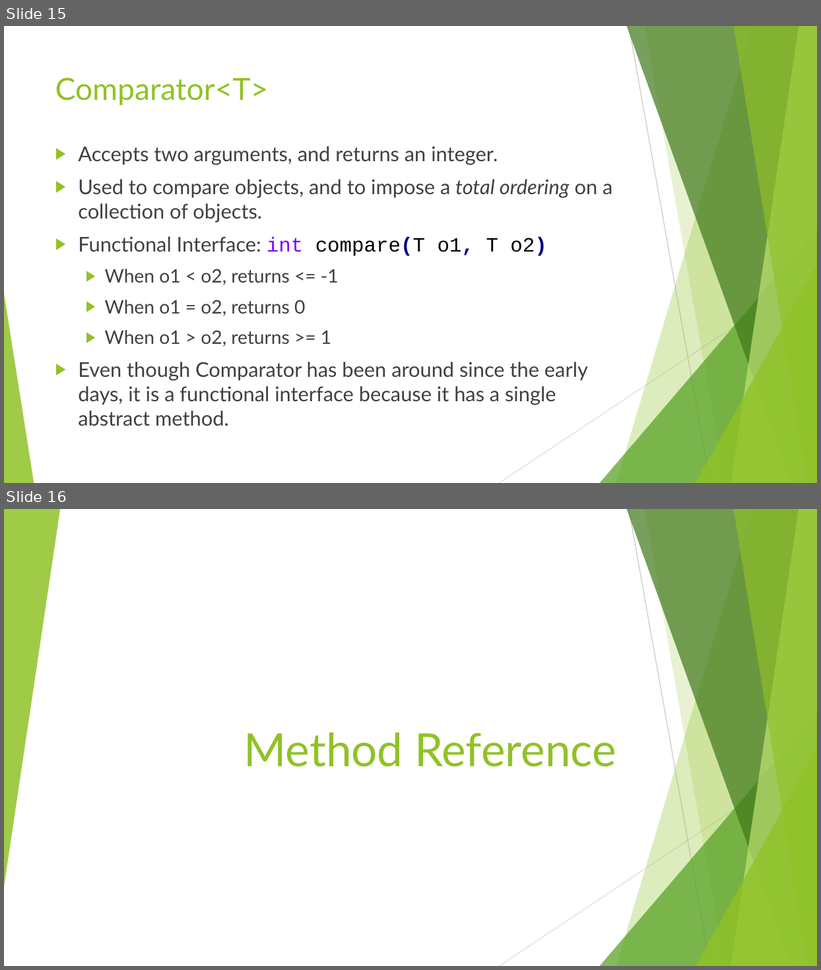
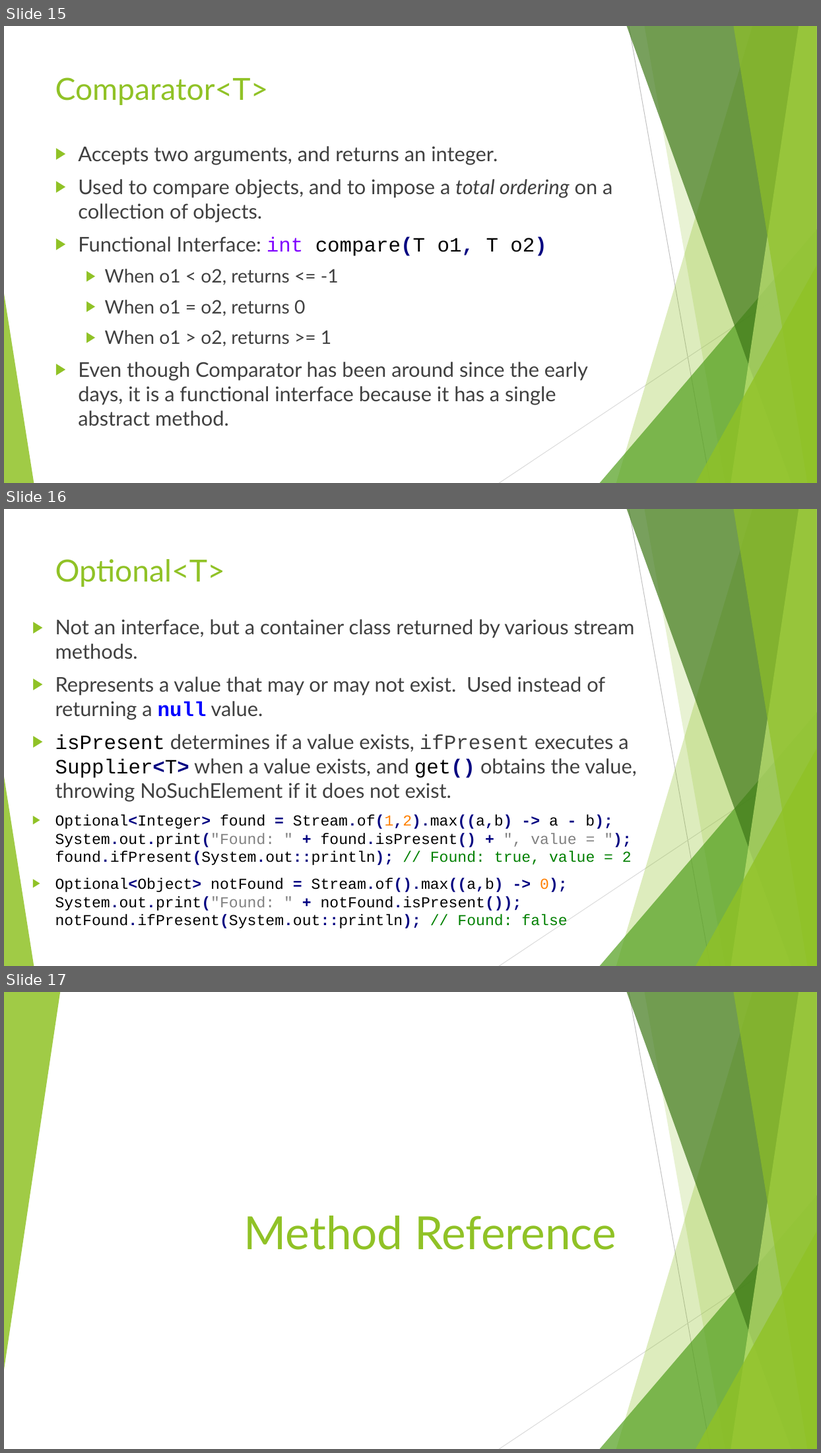
Before and after one commit to RichardRoda/2017-CodePaLOUsa-Lambda, a slide deck: Learning to Love the Lambda in the Stream.pptx. Shown one above the other, each under a label of ours: slides 15 and 16 before the commit, slides 15, 16 and 17 after it. The pictures are 821x970 and 821x1453 pixels, drawn with LibreOffice and Linux fonts; fonts in the diff are those of the drawing. Boxes give left, top, right and bottom in pixels: in the first picture for what was removed or moved away, otherwise in the second. Text is boxed around its words. In the diff, an @@ line names an element or a change of style, - is before the commit and + after.

Commit message:
Add Limit, Skip, findFirst, findAny, Max, Min and Optional<T> to presentation.

```diff
--- a/Learning to Love the Lambda in the Stream.pptx
+++ b/Learning to Love the Lambda in the Stream.pptx
@@ slide 16 added at [4, 509, 817, 966], background #FFFFFF; not listed: 10 template elements that a slide beside it also shows @@
@@ title added at [55, 559, 225, 587], 36 pt, text #90C226 @@
+Optional<T>
@@ text added at [55, 619, 637, 911], 18 pt, text #404040 @@
+▶ Not an interface, but a container class returned by various stream methods.
+▶ Represents a value that may or may not exist. Used instead of returning a null value.
+▶ isPresent determines if a value exists, ifPresent executes a Supplier<T> when a value exists, and get() obtains the value, throwing NoSuchElement if it does not exist.
+▶ Optional<Integer> found = Stream.of(1,2).max((a,b) -> a - b); System.out.print("Found: " + found.isPresent() + ", value = "); found.ifPresent(System.out::println); // Found: true, value = 2
+▶ Optional<Object> notFound = Stream.of().max((a,b) -> 0); System.out.print("Found: " + notFound.isPresent()); notFound.ifPresent(System.out::println); // Found: false
@@ what was slide 16 is now slide 17 @@
```
Also in this commit, not shown: 3 slides changed, 2 other slides added, 3 other files.
